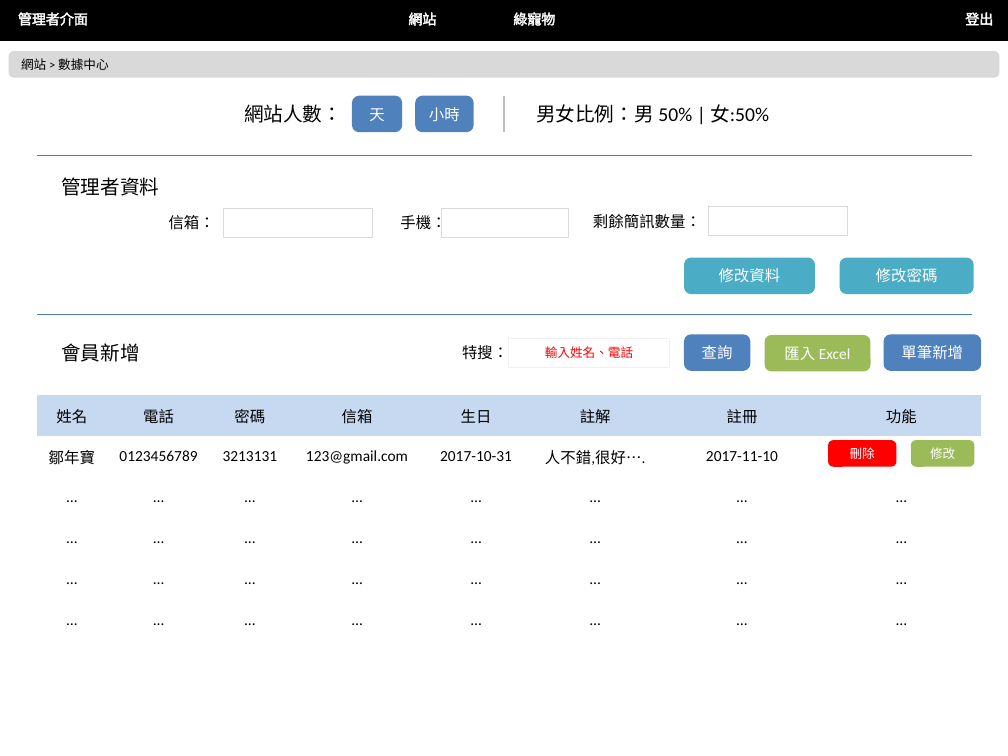
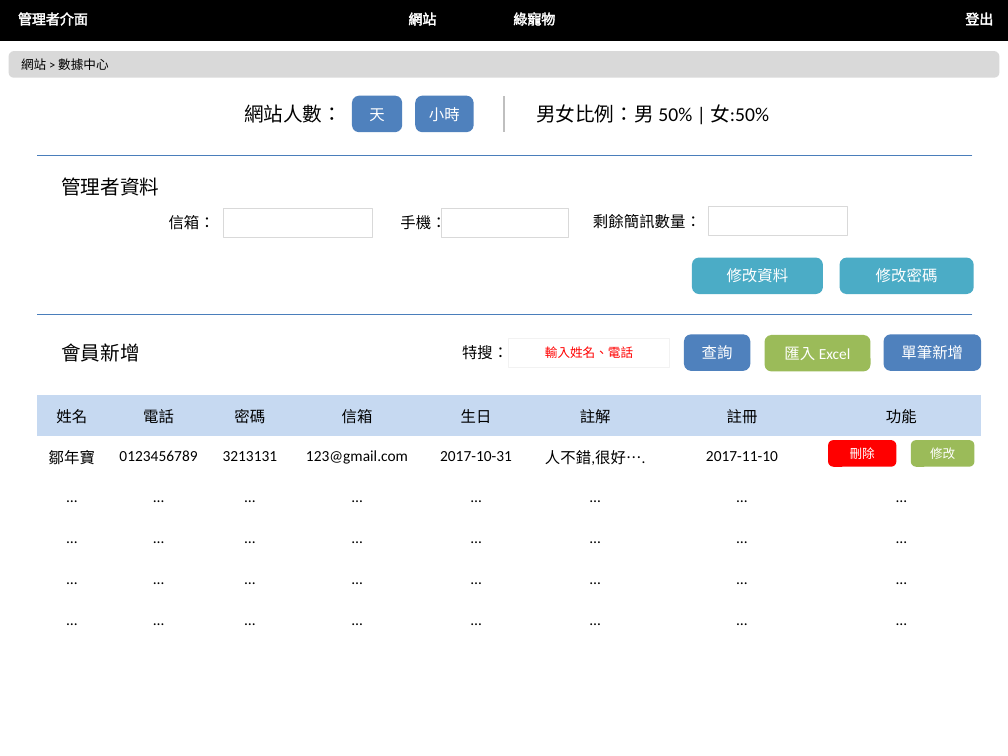
Before and after one commit to nexstar/XMind, a slide deck: slide 5 of 最終後台版型.pptx. Drawn at 1008x756 pixels with LibreOffice and Linux fonts; fonts in the diff are those of the drawing. Boxes give left, top, right and bottom in pixels: in the first picture for what was removed or moved away, otherwise in the second. Text is boxed around its words. In the diff, an @@ line names an element or a change of style, - is before the commit and + after.

```diff
--- a/最終後台版型.pptx
+++ b/最終後台版型.pptx
@@ rounded rectangle "修改資料": place and size @@
-rounded rectangle "修改資料" at bbox=[685, 259, 813, 292]
+rounded rectangle "修改資料" at bbox=[694, 259, 822, 292]
```
Also in this commit, not shown: 9 other slides changed, 1 other file.
